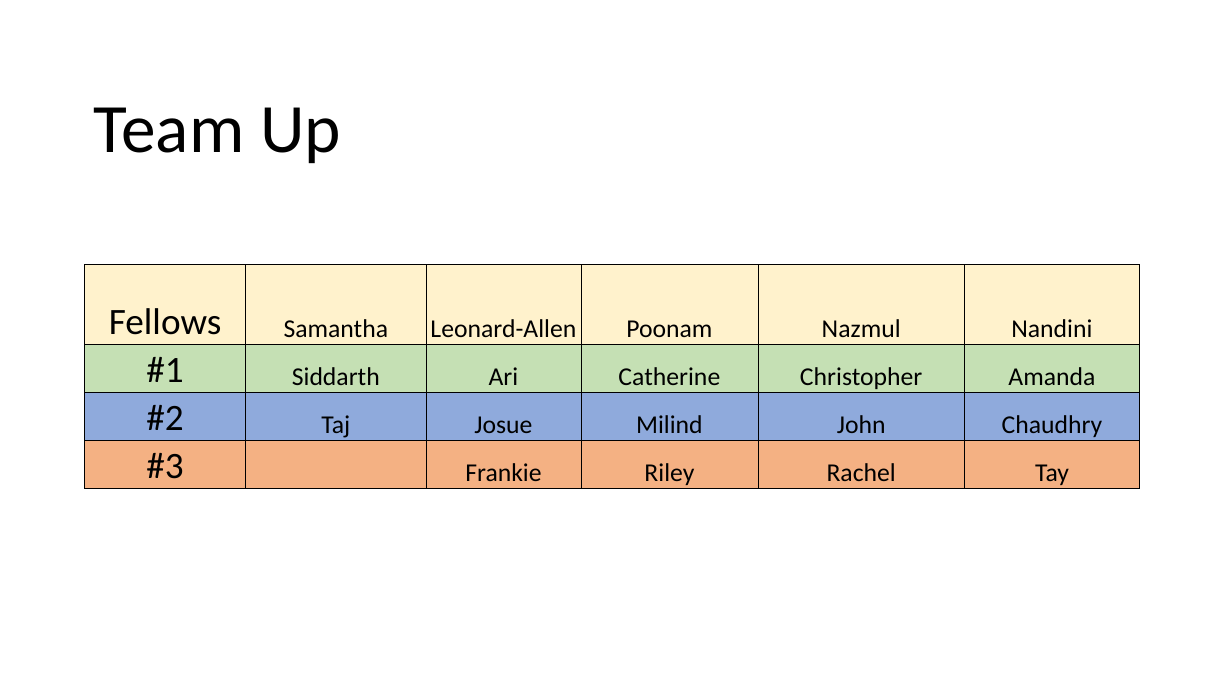
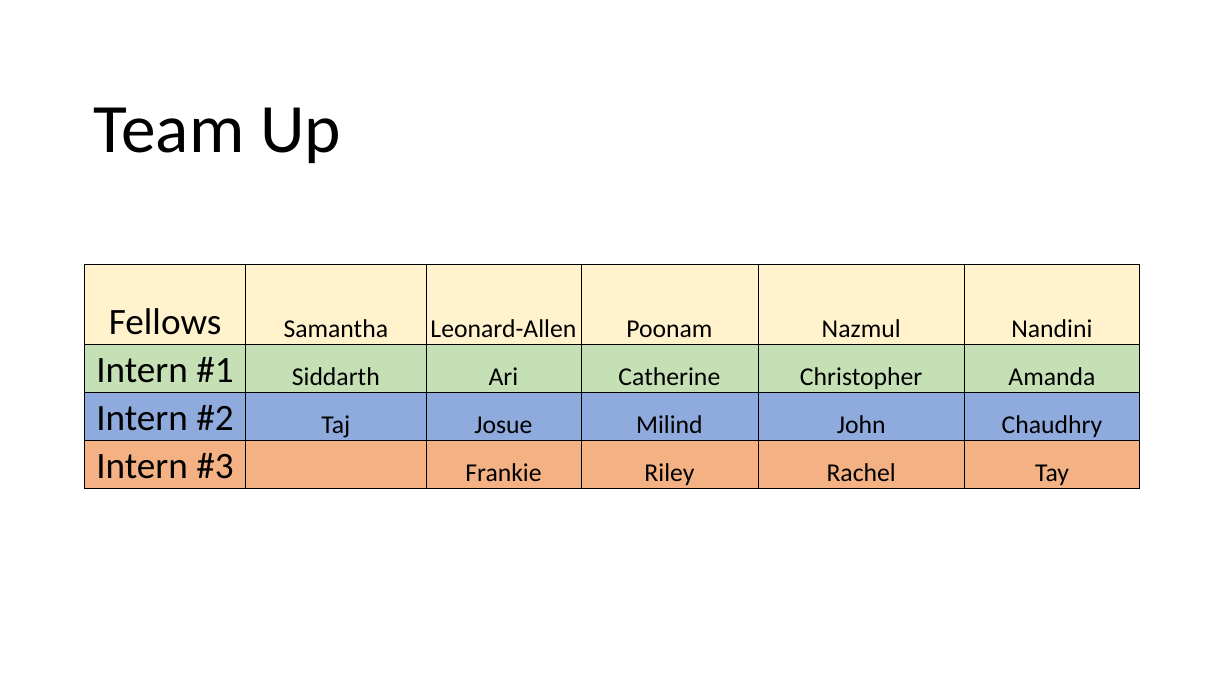
Before and after one commit to VT-Data-Science-For-The-Public-Good/Materials, a slide deck: slide 3 of DSPG- Git Exercise.pptx (slide 2 before the commit). Drawn at 1232x693 pixels with LibreOffice and Linux fonts; fonts in the diff are those of the drawing. Boxes give left, top, right and bottom in pixels: in the first picture for what was removed or moved away, otherwise in the second. Text is boxed around its words. In the diff, an @@ line names an element or a change of style, - is before the commit and + after.

```diff
--- a/DSPG- Git Exercise.pptx
+++ b/DSPG- Git Exercise.pptx
@@ table at (85, 264, 1140, 489) @@
-row 2, column 1: #1
+row 2, column 1: Intern #1
-row 3, column 1: #2
+row 3, column 1: Intern #2
-row 4, column 1: #3
+row 4, column 1: Intern #3
```
Also in this commit, not shown: 7 other slides changed, 4 slides added.
